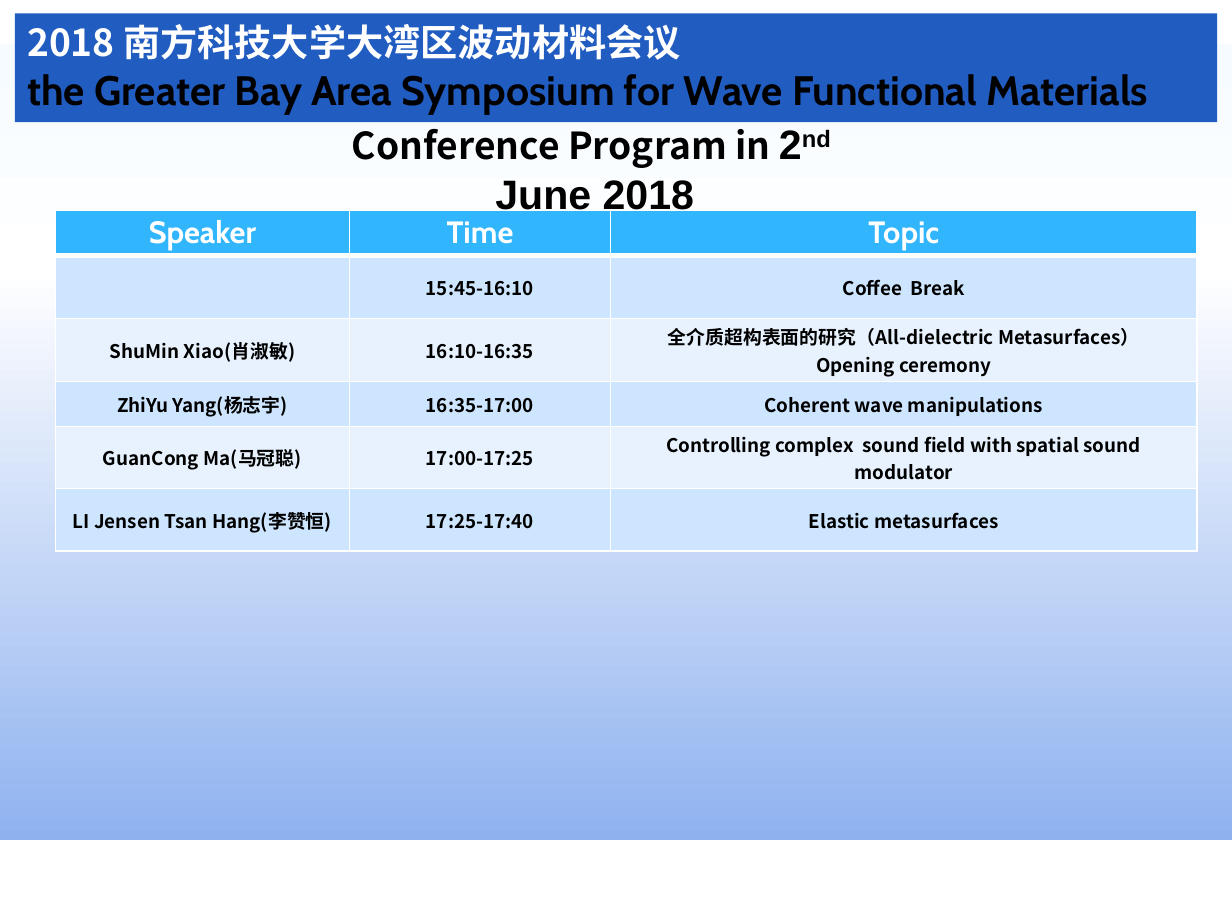
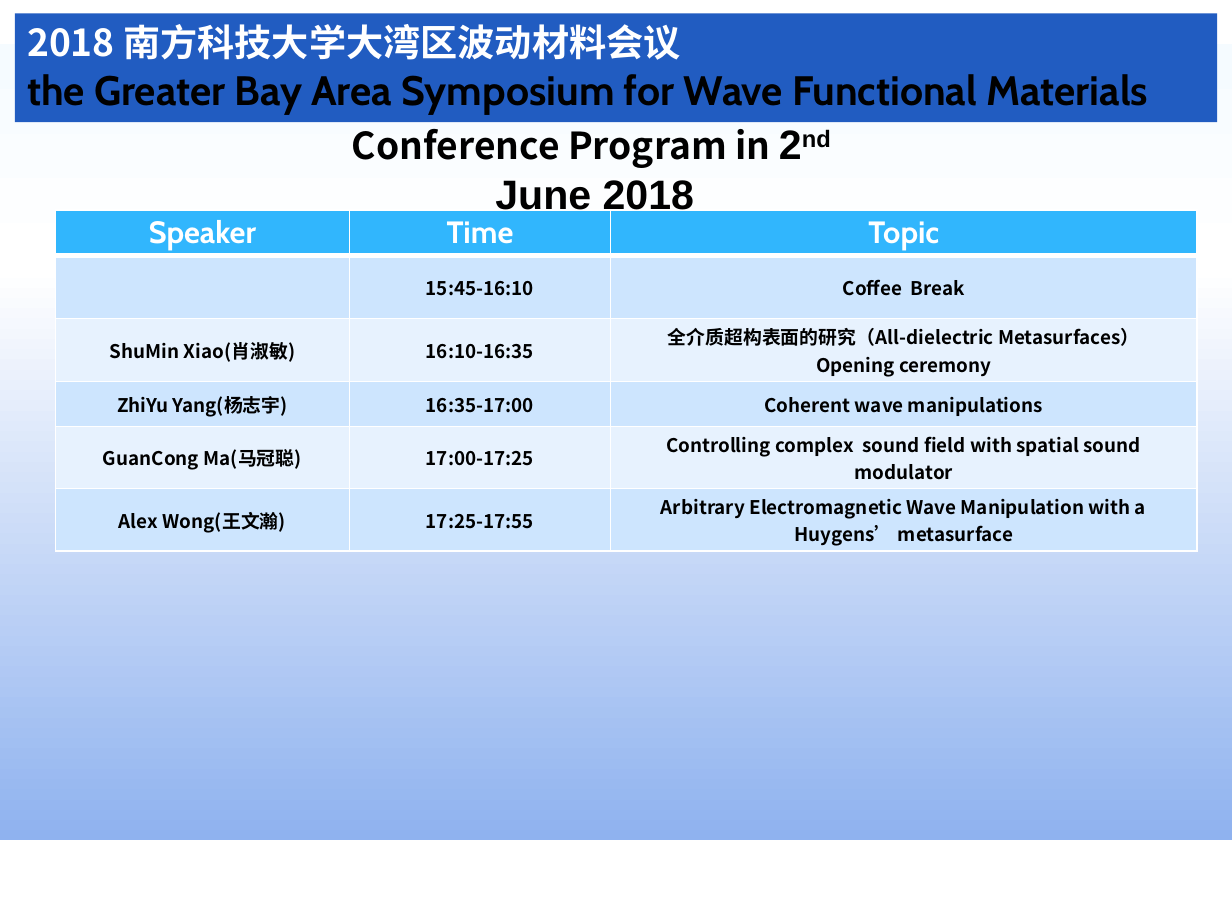
Before and after one commit to gbaswfm/gbaswfm.github.io, a slide deck: slide 4 of text/大湾区超构材料与微纳光学专题研讨会.pptx. Drawn at 1232x924 pixels with LibreOffice and Linux fonts; fonts in the diff are those of the drawing. Boxes give left, top, right and bottom in pixels: in the first picture for what was removed or moved away, otherwise in the second. Text is boxed around its words. In the diff, an @@ line names an element or a change of style, - is before the commit and + after.

```diff
--- a/text/大湾区超构材料与微纳光学专题研讨会.pptx
+++ b/text/大湾区超构材料与微纳光学专题研讨会.pptx
@@ table at bbox=[55, 211, 1196, 550] @@
-row 6: LI Jensen Tsan Hang(李赞恒) | 17:25-17:40 | Elastic metasurfaces
+row 6: Alex Wong(王文瀚) | 17:25-17:55 | Arbitrary Electromagnetic Wave Manipulation with a Huygens’ metasurface
```
Also in this commit, not shown: 1 other slide changed, 3 other files.
